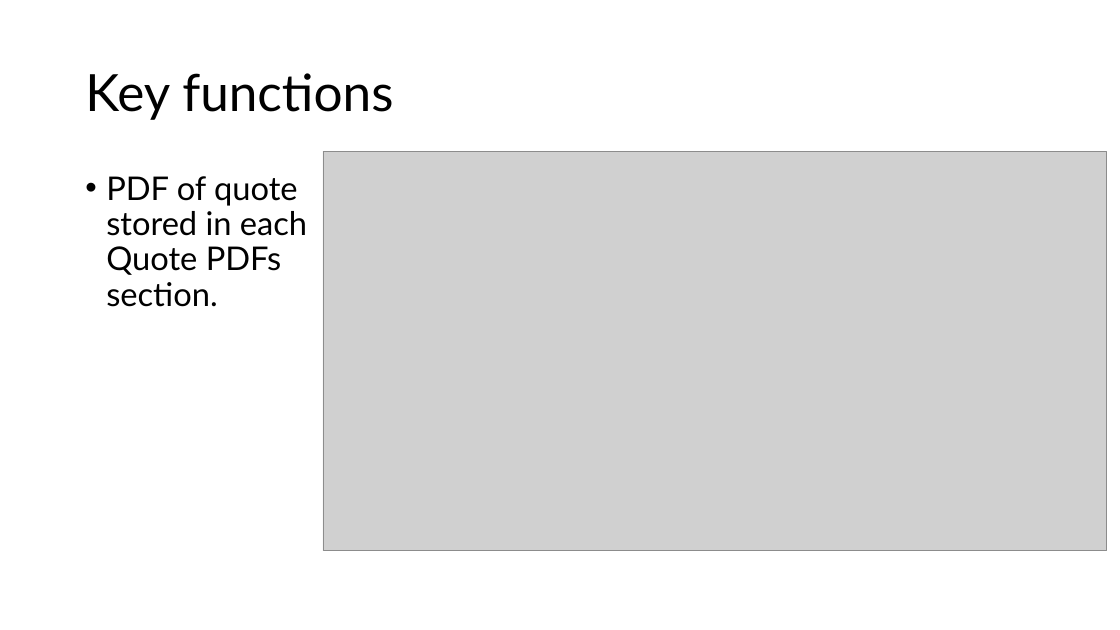
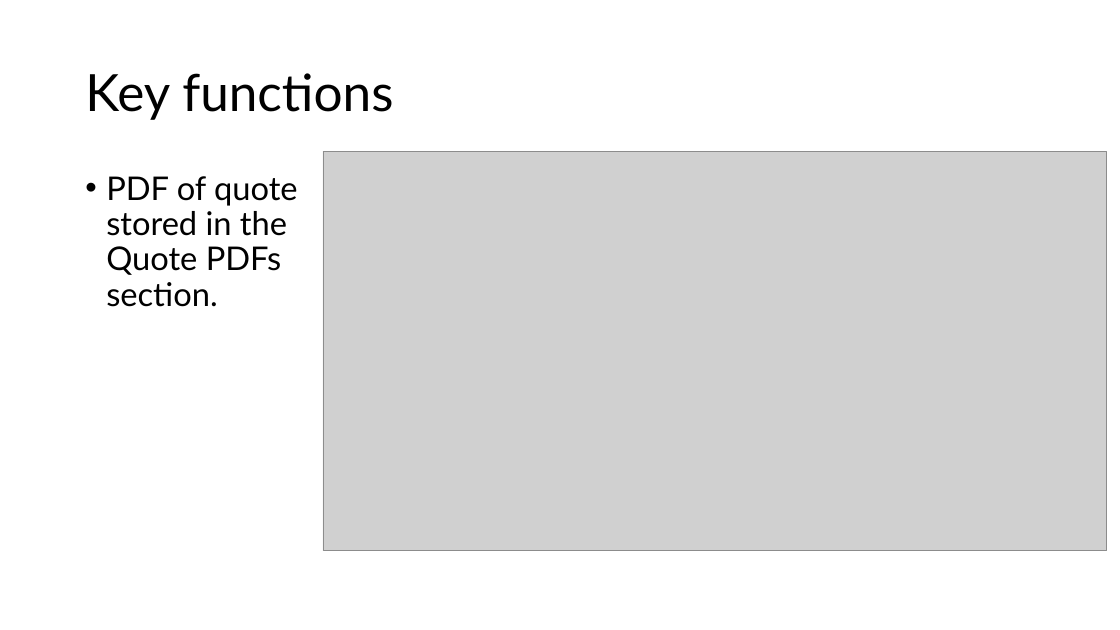
Before and after one commit to Hect0r1/University-billing-system, a slide deck: slide 14 of presentation/salesforce_presentation.pptx (slide 15 before the commit). Drawn at 1120x630 pixels with LibreOffice and Linux fonts; fonts in the diff are those of the drawing; grey boxes stand for pictures. Boxes give left, top, right and bottom in pixels: in the first picture for what was removed or moved away, otherwise in the second. Text is boxed around its words. In the diff, an @@ line names an element or a change of style, - is before the commit and + after.

Commit message:
Remove empty slide and corrected some grammar mistakes

```diff
--- a/presentation/salesforce_presentation.pptx
+++ b/presentation/salesforce_presentation.pptx
@@ text at [106,176,298,307]: text changed @@
-• PDF of quote stored in each Quote PDFs section.
+• PDF of quote stored in the Quote PDFs section.
```
Also in this commit, not shown: 1 other slide changed, 1 slide removed.
